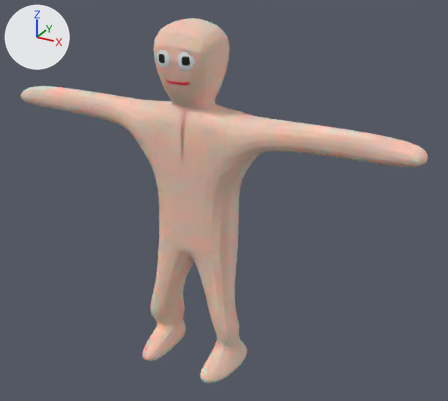
One commit to the Blender file Assets/BlenderFiles/player.blend: the scene before it, then after it.
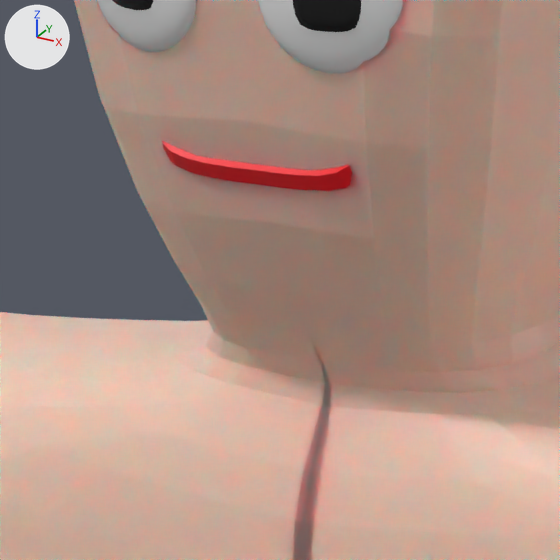
Old and new are each drawn whole from a 50 mm camera at (1.692, -2.743, 2.426) aimed at (0.153, 0.056, 1.026) and again close up on the part from 33% to 48% of the width and 15% to 32% of the height. Lighting does not change. The marker at upper left points along +X, +Y and +Z.
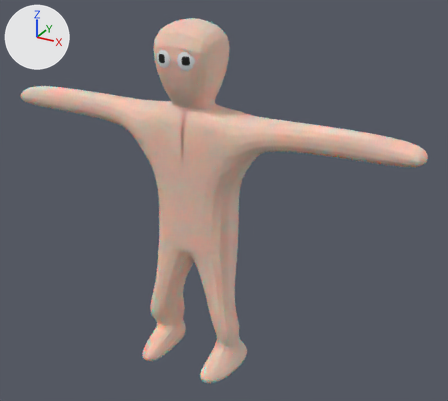
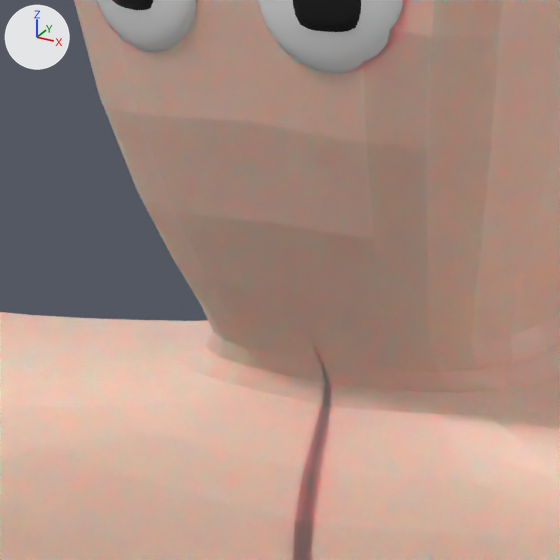
Boxes (x1, y1, x2, y2) around the edits, measured in the close-ups (560 x 560 px):
part 1 of me_cube_005, deleted (red)
    before: (162, 141, 352, 191)

What changed in the scene script:
```text
Change me_cube_005:
    where me_cube_005.from_pydata(...)  # 192 vertices, 190 faces; spans x -0.01..1.24, y -0.23..0.31, z -1.12..0.95
    used by ob_mesh; location = (0.0, 0.0, 1.0822); rotation_euler = (0.0, 0.0, -3.142), in degrees (0, 0, -180)
    me_cube_005 part 1: the loose piece of 12 vertices spanning x -0.01..0.09, y -0.13..0.17, z 0.6..0.69 is deleted
    remove me_cube_005.materials.append(mat_mouth_001)  # red #fd0019
```
